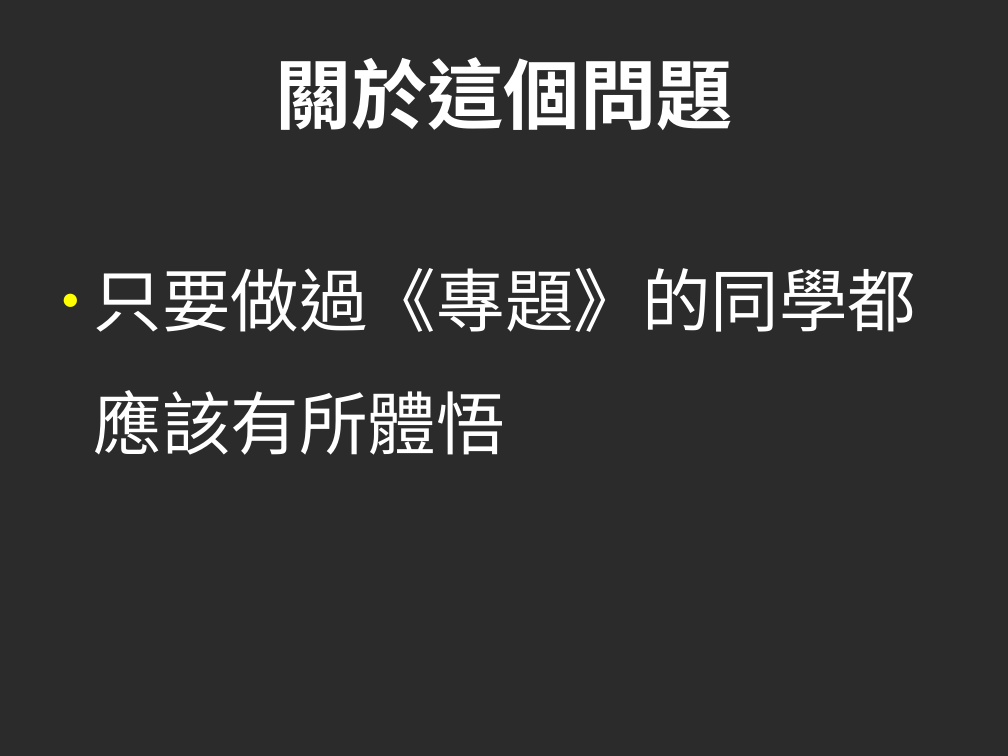
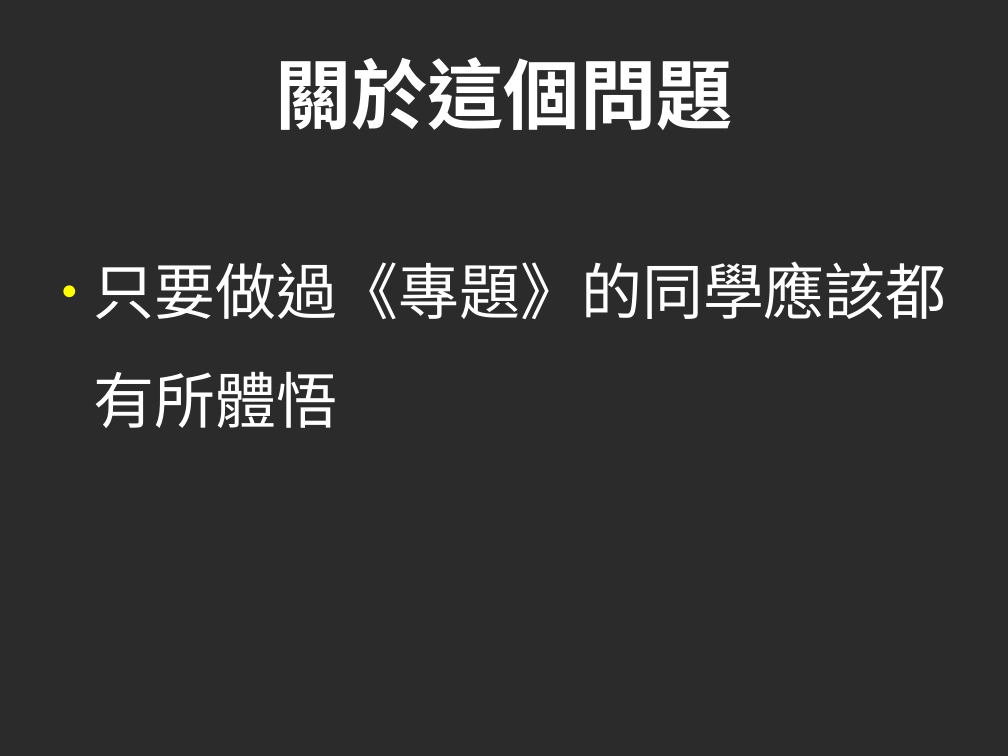
Before and after one commit to cccunimportant/10minSlides, a slide deck: slide 38 of 20minSePmSaDp.odp. Drawn at 1008x756 pixels with LibreOffice and Linux fonts; fonts in the diff are those of the drawing; background and template pictures are left out; a plain dark background stands for a picture behind light text. Boxes give left, top, right and bottom in pixels: in the first picture for what was removed or moved away, otherwise in the second. Text is boxed around its words. In the diff, an @@ line names an element or a change of style, - is before the commit and + after.

```diff
--- a/20minSePmSaDp.odp
+++ b/20minSePmSaDp.odp
@@ text at <box>94,262,947,428</box>: text changed; size 54 to 48 pt @@
-● 只要做過《專題》的同學都應該有所體悟
+● 只要做過《專題》的同學應該都有所體悟
```
Also in this commit, not shown: 29 other slides changed, 4 other files.
